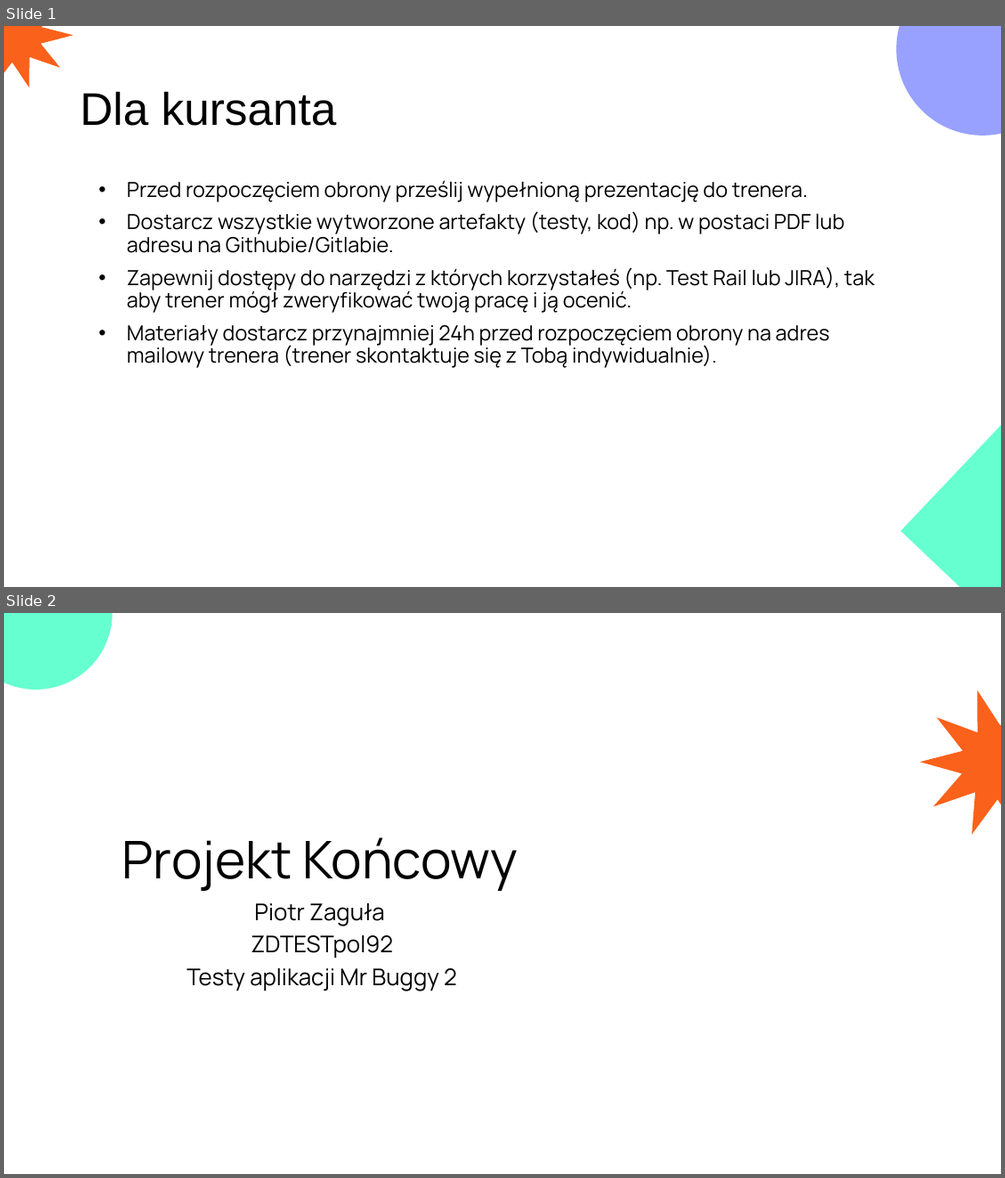
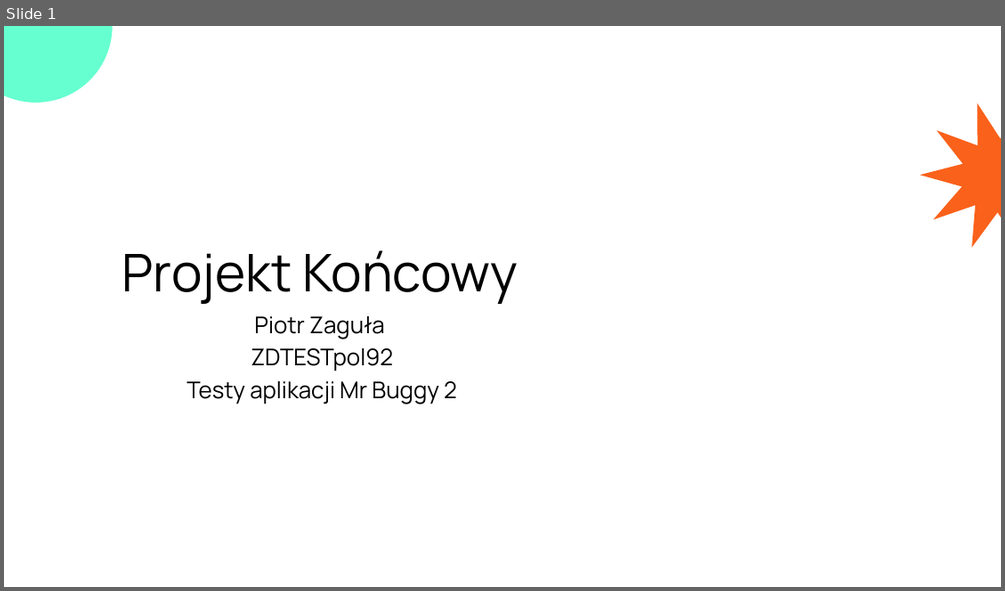
Before and after one commit to pzagula91/MrBuggy2, a slide deck: Prezentacja_Tester_Oprogramowania_Piotr_Zaguła.pptx. Shown one above the other, each under a label of ours: slides 1 and 2 before the commit, slide 1 after it. The pictures are 1005x1178 and 1005x591 pixels, drawn with LibreOffice and Linux fonts; fonts in the diff are those of the drawing; background and template pictures are left out. Boxes give left, top, right and bottom in pixels: in the first picture for what was removed or moved away, otherwise in the second. Text is boxed around its words. In the diff, an @@ line names an element or a change of style, - is before the commit and + after.

Commit message:
Presentation modified

```diff
--- a/Prezentacja_Tester_Oprogramowania_Piotr_Zaguła.pptx
+++ b/Prezentacja_Tester_Oprogramowania_Piotr_Zaguła.pptx
@@ slide 1 removed at (x1=4, y1=26, x2=1001, y2=587), background #FFFFFF @@
@@ star removed at (x1=4, y1=26, x2=84, y2=104) @@
@@ ellipse removed at (x1=896, y1=26, x2=1001, y2=135) @@
@@ title removed at (x1=80, y1=91, x2=337, y2=126) @@
-Dla kursanta
@@ text removed at (x1=127, y1=180, x2=874, y2=368) @@
-• Przed rozpoczęciem obrony prześlij wypełnioną prezentację do trenera.
-• Dostarcz wszystkie wytworzone artefakty (testy, kod) np. w postaci PDF lub adresu na Githubie/Gitlabie.
-• Zapewnij dostępy do narzędzi z których korzystałeś (np. Test Rail lub JIRA), tak aby trener mógł zweryfikować twoją pracę i ją ocenić.
-• Materiały dostarcz przynajmniej 24h przed rozpoczęciem obrony na adres mailowy trenera (trener skontaktuje się z Tobą indywidualnie).
@@ rectangle removed at (x1=901, y1=320, x2=1001, y2=587) @@
@@ what was slide 2 is now slide 1 @@
```
